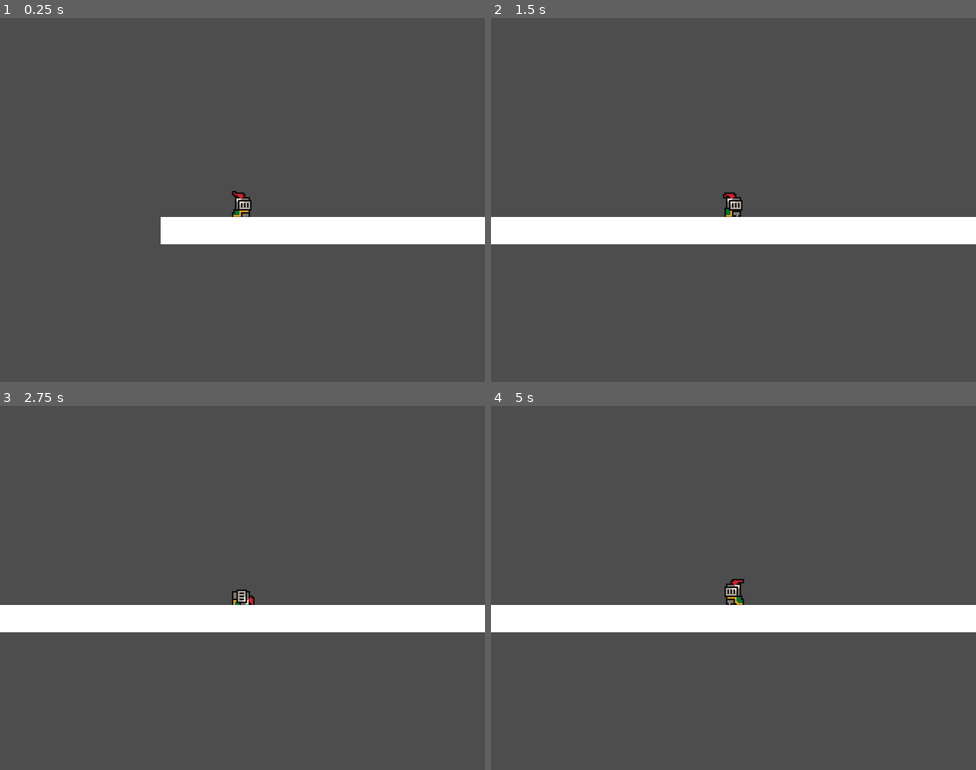
Above: before the commit, frames 1-4 (two rows, left to right).
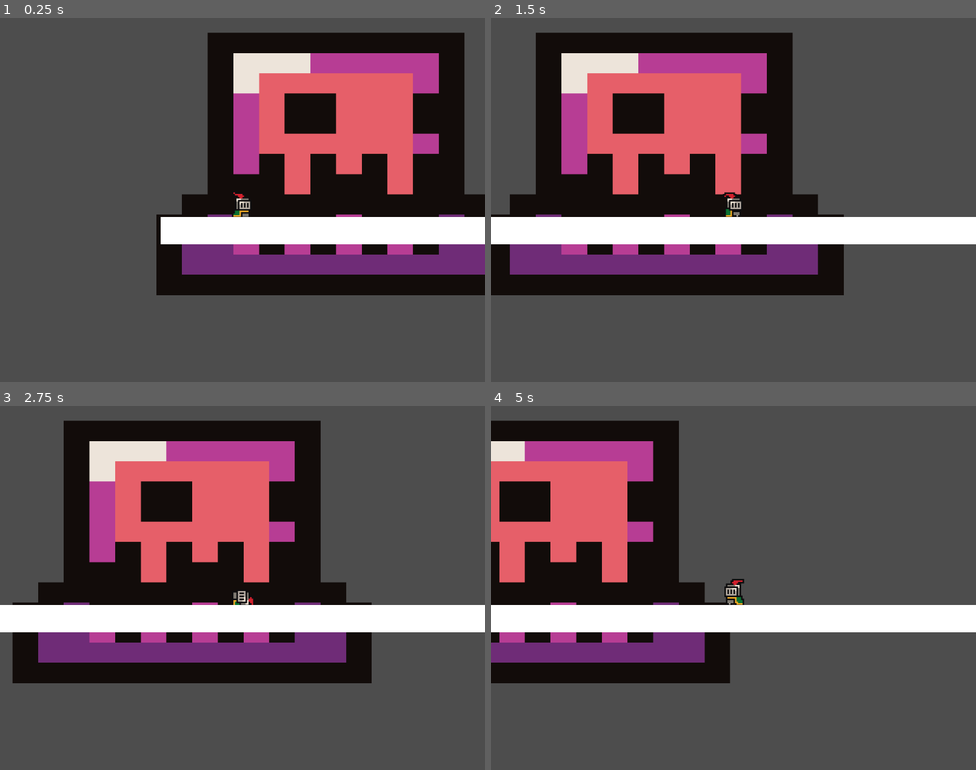
Above: after the commit, the same moments.

Repository: LizenCerfalia/0SW-JeuxVideo
Game: Godot game, scene res://scenes/world.tscn
Two runs of this game, one before a commit and one after it. Both use one fixed random seed, a clock stepped at 60 frames per second and the inputs below.
Inputs (mouse positions are in pixels of both pictures, inside the frame that each line leads up to):
- Up to frame 1 (0.25 s): no input
- Up to frame 2 (1.5 s): move the mouse to (840, 181) at 0.52 s; hold D (Right) from 0.53 s (still down); tap J (Attack) at 0.6, 1.35 s; click (840, 181) at 0.67 s; tap Space (Jump) at 0.77 s; move the mouse to (636, 218) at 1.27 s
- Up to frame 3 (2.75 s): tap Space (Jump) at 1.52 s; move the mouse to (291, 507) at 2.02 s; release D (Right) at 2.03 s; hold A (Left) from 2.03 s (still down); tap J (Attack) at 2.1 s
- Up to frame 4 (5 s): move the mouse to (709, 660) at 2.77 s; release A (Left) at 2.78 s; hold D (Right) 2.78-4.28 s; tap J (Attack) at 2.85, 3.6, 4.35 s; click (709, 660) at 2.92 s; tap Space (Jump) at 3.02, 3.77, 4.52 s; move the mouse to (879, 642) at 3.52 s; move the mouse to (588, 533) at 4.27 s; hold A (Left) from 4.28 s (still down)

The runs differ from the first frame. In frame 1, 37% of the frame differs, in the area x 32-100%, y 4-77%; in frame 2, 38%; in frame 3, 38%, in the area x 2-77%, y 4-77%; in frame 4, 27%.

Commit message:
Parallax : done

Diff:
--- a/labo3/scenes/world.tscn
+++ b/labo3/scenes/world.tscn
@@ -1,13 +1,23 @@
-[gd_scene load_steps=4 format=3 uid="uid://c766fl78o0cjk"]
+[gd_scene load_steps=5 format=3 uid="uid://c766fl78o0cjk"]
 
 [ext_resource type="PackedScene" uid="uid://co806t5p15df4" path="res://scenes/player.tscn" id="1_nnsk1"]
 [ext_resource type="Script" uid="uid://un270g3g4sl2" path="res://scripts/world.gd" id="1_rwgxs"]
+[ext_resource type="Texture2D" uid="uid://dsbp0ypmmoirb" path="res://assets/sprites/slime_purple.png" id="2_4wyf3"]
 
 [sub_resource type="RectangleShape2D" id="RectangleShape2D_f3sb7"]
 size = Vector2(600, 18)
 
 [node name="World" type="Node2D"]
 script = ExtResource("1_rwgxs")
+
+[node name="Parallax2D" type="Parallax2D" parent="."]
+scroll_scale = Vector2(0.5, 0.5)
+repeat_size = Vector2(2000, 0)
+
+[node name="Sprite2D" type="Sprite2D" parent="Parallax2D"]
+position = Vector2(345, -40)
+scale = Vector2(16.937502, 13.291667)
+texture = ExtResource("2_4wyf3")
 
 [node name="Player" parent="." instance=ExtResource("1_nnsk1")]
 
